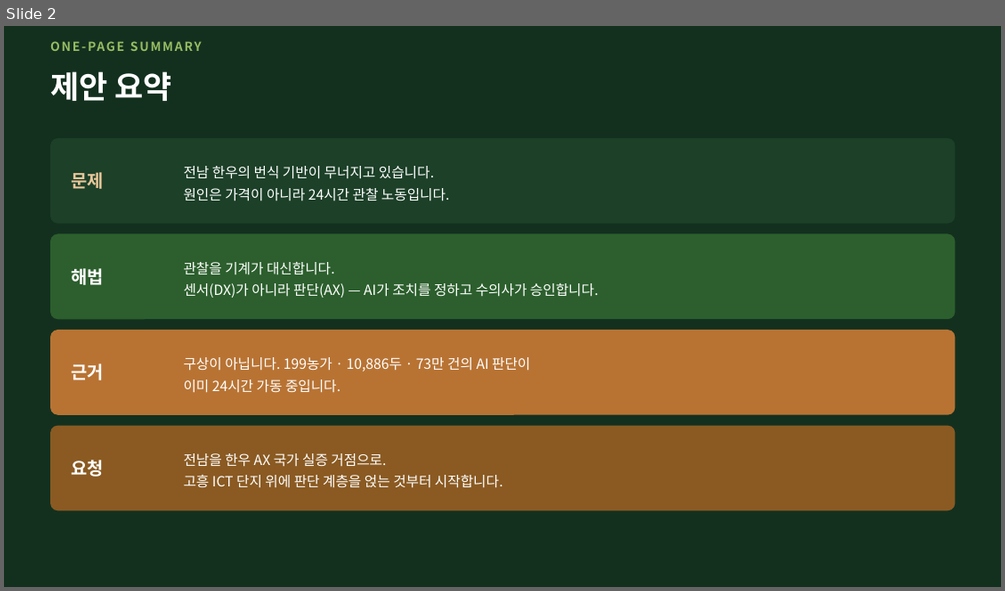
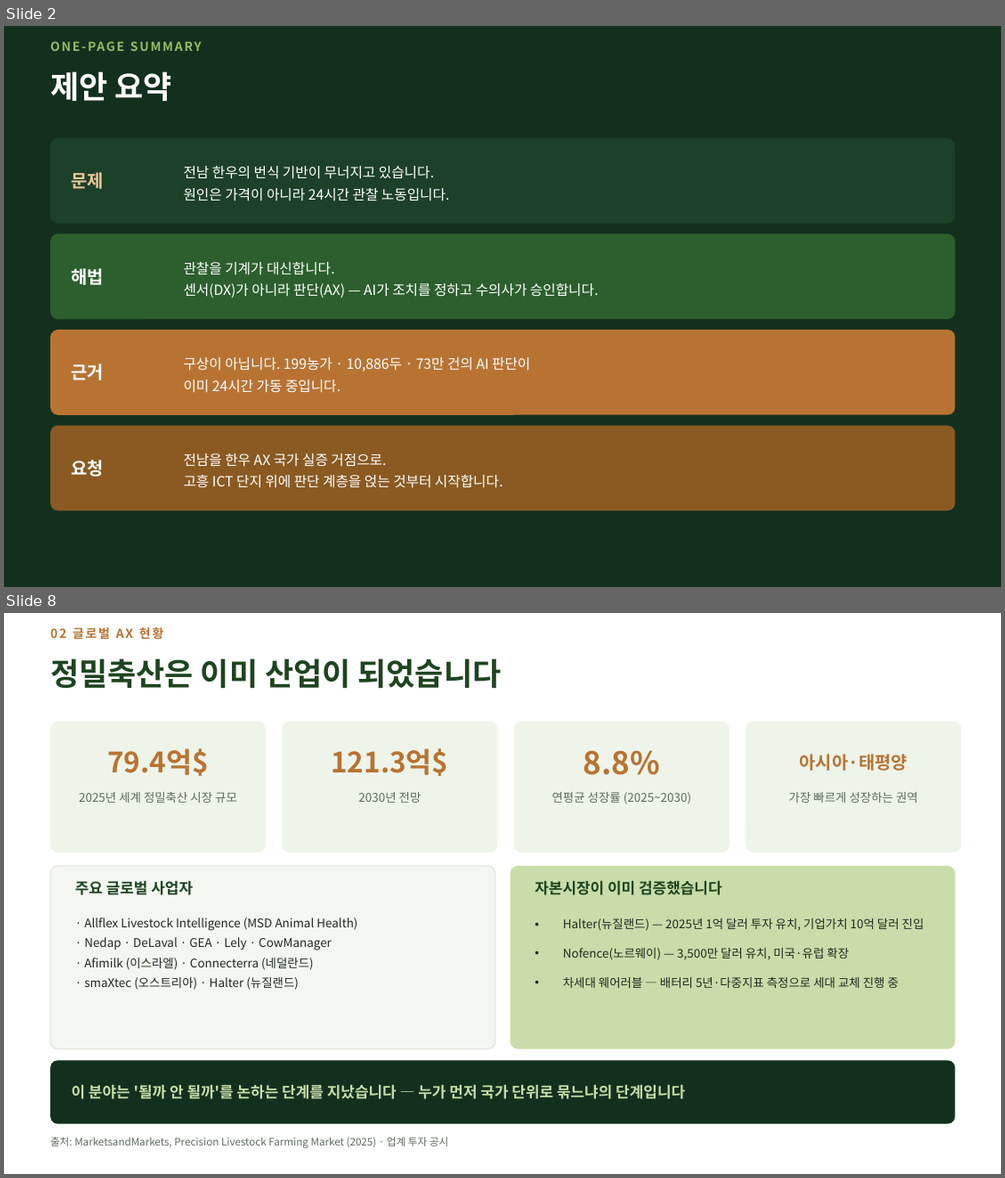
Before and after one commit to hhj3150/Dr-Ha--agent, a slide deck: deliverables/2026-08-03-jeonnam-province/전남한우AX_국가실증거점_제안.pptx. Shown one above the other, each under a label of ours: slide 2 before the commit, slides 2 and 8 after it; the slides between them are not shown. The pictures are 1005x591 and 1005x1178 pixels, drawn with LibreOffice and Linux fonts; fonts in the diff are those of the drawing. Boxes give left, top, right and bottom in pixels: in the first picture for what was removed or moved away, otherwise in the second. Text is boxed around its words. In the diff, an @@ line names an element or a change of style, - is before the commit and + after.

```diff
--- a/deliverables/2026-08-03-jeonnam-province/전남한우AX_국가실증거점_제안.pptx
+++ b/deliverables/2026-08-03-jeonnam-province/전남한우AX_국가실증거점_제안.pptx
@@ slide 8 added at (x1=4, y1=613, x2=1001, y2=1174), background #FFFFFF @@
@@ text added at (x1=50, y1=627, x2=163, y2=639), 12 pt, text #B87333, bold @@
+02 글로벌 AX 현황
@@ text added at (x1=50, y1=658, x2=502, y2=688), 30 pt, text #1E4420, bold @@
+정밀축산은 이미 산업이 되었습니다
@@ rounded rectangle added at (x1=50, y1=722, x2=266, y2=852), fill #EEF4E9 @@
@@ rounded rectangle added at (x1=283, y1=722, x2=498, y2=852), fill #EEF4E9 @@
@@ rounded rectangle added at (x1=514, y1=722, x2=729, y2=852), fill #EEF4E9 @@
@@ rounded rectangle added at (x1=745, y1=722, x2=961, y2=852), fill #EEF4E9 @@
@@ text added at (x1=107, y1=748, x2=209, y2=776), 27 pt, text #B87333, bold @@
+79.4억$
@@ text added at (x1=331, y1=748, x2=448, y2=776), 27 pt, text #B87333, bold @@
+121.3억$
@@ text added at (x1=583, y1=750, x2=660, y2=775), 30 pt, text #B87333, bold @@
+8.8%
@@ text added at (x1=800, y1=754, x2=907, y2=771), 17 pt, text #B87333, bold @@
+아시아·태평양
@@ text added at (x1=79, y1=792, x2=237, y2=803), 11.5 pt, text #5E6B5F @@
+2025년 세계 정밀축산 시장 규모
@@ text added at (x1=358, y1=792, x2=421, y2=803), 11.5 pt, text #5E6B5F @@
+2030년 전망
@@ text added at (x1=552, y1=792, x2=691, y2=804), 11.5 pt, text #5E6B5F @@
+연평균 성장률 (2025~2030)
@@ text added at (x1=789, y1=792, x2=918, y2=803), 11.5 pt, text #5E6B5F @@
+가장 빠르게 성장하는 권역
@@ rounded rectangle added at (x1=50, y1=866, x2=495, y2=1049), fill #F3F6F1, outline #E0E6DB 1 pt @@
@@ rounded rectangle added at (x1=510, y1=866, x2=955, y2=1049), fill #C8DDA9 @@
@@ text added at (x1=75, y1=881, x2=193, y2=895), 14.5 pt, text #1E4420, bold @@
+주요 글로벌 사업자
@@ text added at (x1=534, y1=881, x2=721, y2=895), 14.5 pt, text #1E4420, bold @@
+자본시장이 이미 검증했습니다
@@ text added at (x1=84, y1=917, x2=357, y2=989), 11.5 pt, text #1F2A20 @@
+· Allflex Livestock Intelligence (MSD Animal Health)
+· Nedap · DeLaval · GEA · Lely · CowManager
+· Afimilk (이스라엘) · Connecterra (네덜란드)
+· smaXtec (오스트리아) · Halter (뉴질랜드)
@@ text added at (x1=563, y1=918, x2=924, y2=988), 11.5 pt, text #1F2A20 @@
+• Halter(뉴질랜드) — 2025년 1억 달러 투자 유치, 기업가치 10억 달러 진입
+• Nofence(노르웨이) — 3,500만 달러 유치, 미국·유럽 확장
+• 차세대 웨어러블 — 배터리 5년·다중지표 측정으로 세대 교체 진행 중
@@ rounded rectangle added at (x1=50, y1=1060, x2=955, y2=1124), fill #13301F @@
@@ text added at (x1=72, y1=1085, x2=685, y2=1099), 14.5 pt, text #C8DDA9, bold @@
+이 분야는 '될까 안 될까'를 논하는 단계를 지났습니다 — 누가 먼저 국가 단위로 묶느냐의 단계입니다
@@ text added at (x1=50, y1=1136, x2=448, y2=1148), 10 pt, text #5E6B5F @@
+출처: MarketsandMarkets, Precision Livestock Farming Market (2025) · 업계 투자 공시
```
Also in this commit, not shown: 21 slides changed, 18 other slides added, 3 slides removed, 2 other files.
